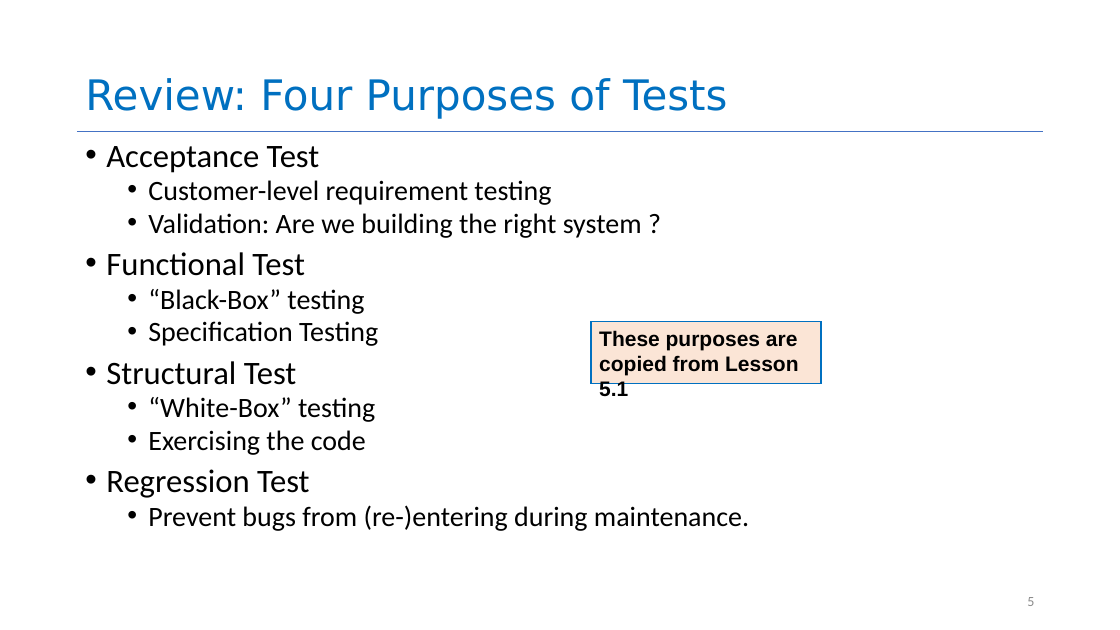
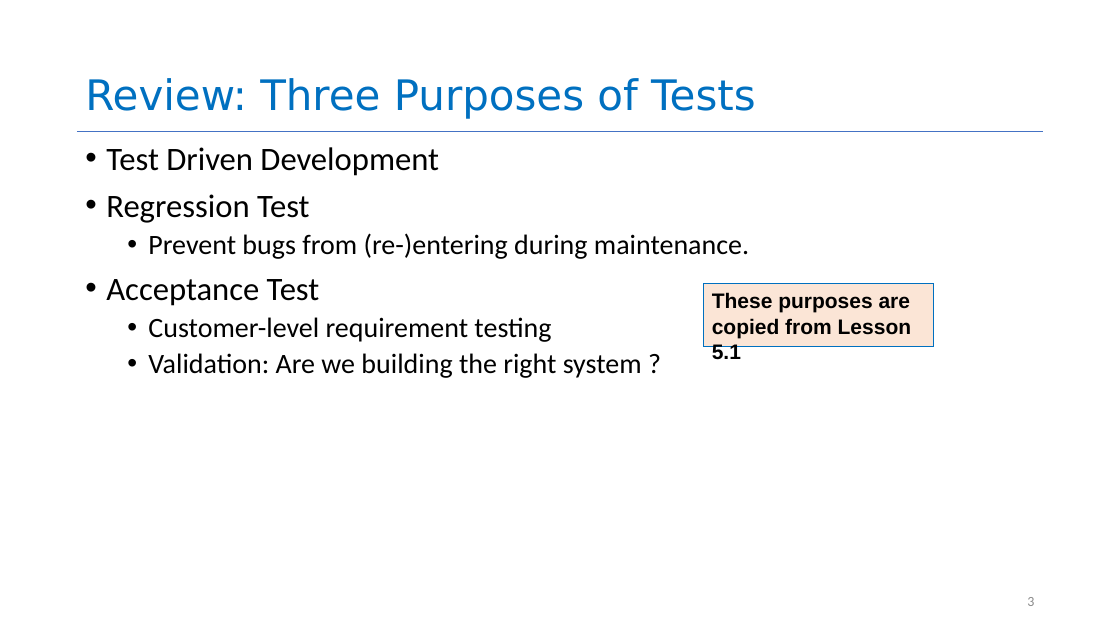
Before and after one commit to neu-se/CS4530-Spring-2022, a slide deck: slide 3 of Slides/Lesson 5.2 Evaluating Tests.pptx (slide 5 before the commit). Drawn at 1120x630 pixels with LibreOffice and Linux fonts; fonts in the diff are those of the drawing. Boxes give left, top, right and bottom in pixels: in the first picture for what was removed or moved away, otherwise in the second. Text is boxed around its words. In the diff, an @@ line names an element or a change of style, - is before the commit and + after.

```diff
--- a/Slides/Lesson 5.2 Evaluating Tests.pptx
+++ b/Slides/Lesson 5.2 Evaluating Tests.pptx
@@ title at bbox=[85, 78, 755, 119]: text changed @@
-Review: Four Purposes of Tests
+Review: Three Purposes of Tests
@@ text at bbox=[106, 147, 749, 259]: paragraphs added @@
+• Test Driven Development
+• Regression Test
+  • Prevent bugs from (re-)entering during maintenance.
@@ text at bbox=[106, 252, 749, 531]: paragraphs removed @@
-• Functional Test
-  • “Black-Box” testing
-  • Specification Testing
-• Structural Test
-  • “White-Box” testing
-  • Exercising the code
-• Regression Test
-  • Prevent bugs from (re-)entering during maintenance.
@@ text at bbox=[106, 279, 642, 378]: line spacing 0.8 to 0.9 @@
@@ rectangle "These purposes are copied from ...": place and size @@
-rectangle "These purposes are copied from ..." at bbox=[592, 321, 822, 383]
+rectangle "These purposes are copied from ..." at bbox=[704, 284, 934, 346]
```
Also in this commit, not shown: 16 other slides changed, 14 slides added, 7 slides removed.
